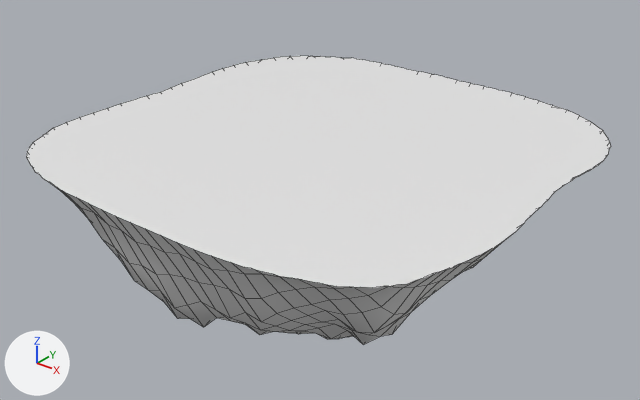
The FBX model Vegan Vamp Unity/Assets/Art/Terrain/Islands flying/Puzzle3.fbx: old version first, new version second.
Camera for both pictures: a 50 mm lens placed at (1.95, -2.47, 1.21), pointed at (-0.03, 0.0, -0.32). Lighting does not change. The marker at lower left points along +X, +Y and +Z. Mesh edges are drawn as thin lines. Where no turn or scale is listed for an object, it has been applied to the vertices.

Names of what the first picture shows: 'Puzzle3'.
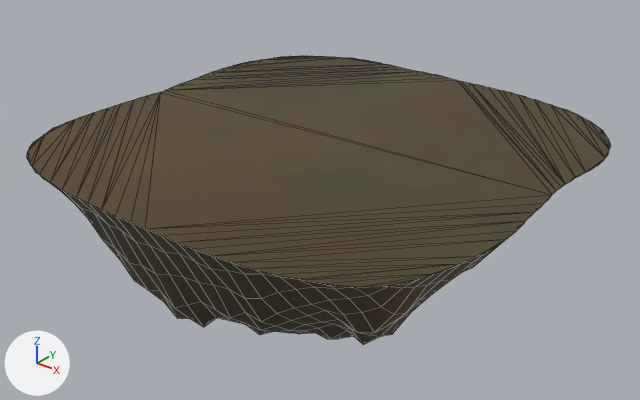
Where the newer file only moved an object's origin or applied its transform, the numbers keep the older frame.

The change, as JSON lines over the scene's bpy script:
```json
{"op": "add", "block": "img_grass_swamp_dark_up_png", "code": ["img_grass_swamp_dark_up_png = load_image('Grass_swamp_dark_up.png', '_unpacked/Grass_swamp_dark_up.png', 2048, 2048, 'sRGB')"]}
{"op": "remove", "block": "mat_puzzle3", "code": "mat_puzzle3.base_color = (0.8, 0.8, 0.8)  # white #e7e7e7"}
{"op": "add", "block": "mat_puzzle3", "code": "mat_puzzle3.texture = img_grass_swamp_dark_up_png  # with its transparency"}
```

Changed parts and their boxes [x1, y1, x2, y2] in the pictures (640 x 400 px):
```json
{"object": "Puzzle3", "change": "surface changed", "before": [26, 56, 611, 344], "after": [26, 56, 611, 344], "on screen": "white to brown"}
```
